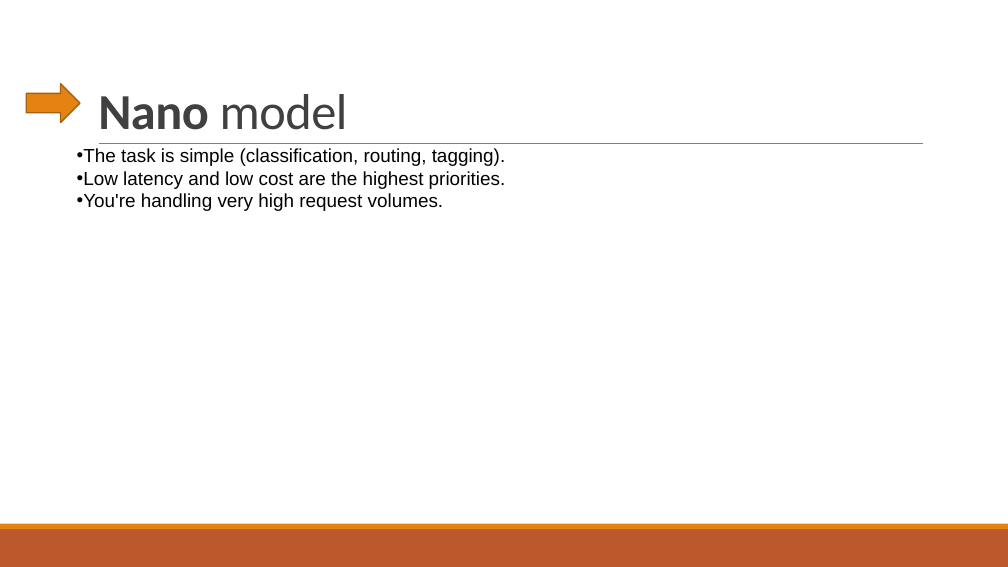
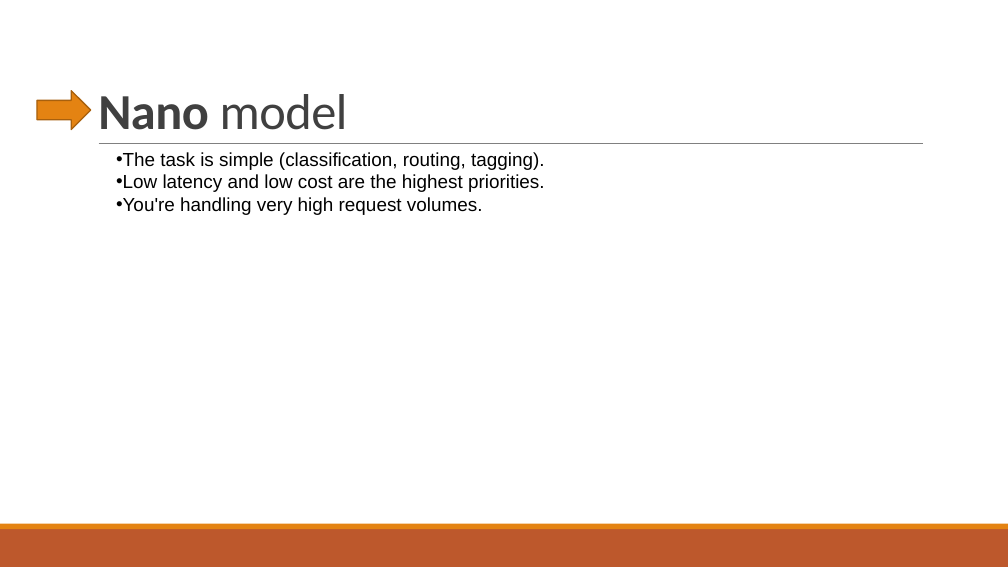
Before and after one commit to deveshomar/EducationAIAgent, a slide deck: slide 6 of session3/Choosing Between Models.pptx. Drawn at 1008x567 pixels with LibreOffice and Linux fonts; fonts in the diff are those of the drawing. Boxes give left, top, right and bottom in pixels: in the first picture for what was removed or moved away, otherwise in the second. Text is boxed around its words. In the diff, an @@ line names an element or a change of style, - is before the commit and + after.

```diff
--- a/session3/Choosing Between Models.pptx
+++ b/session3/Choosing Between Models.pptx
@@ right arrow: place and size @@
-right arrow at (26,84,80,123)
+right arrow at (37,91,91,129)
@@ text "The task is simple (classification, ...": place and size @@
-text "The task is simple (classification, ..." at (77,148,506,211)
+text "The task is simple (classification, ..." at (116,152,545,215)
```
Also in this commit, not shown: 10 other slides changed, 17 other files.
